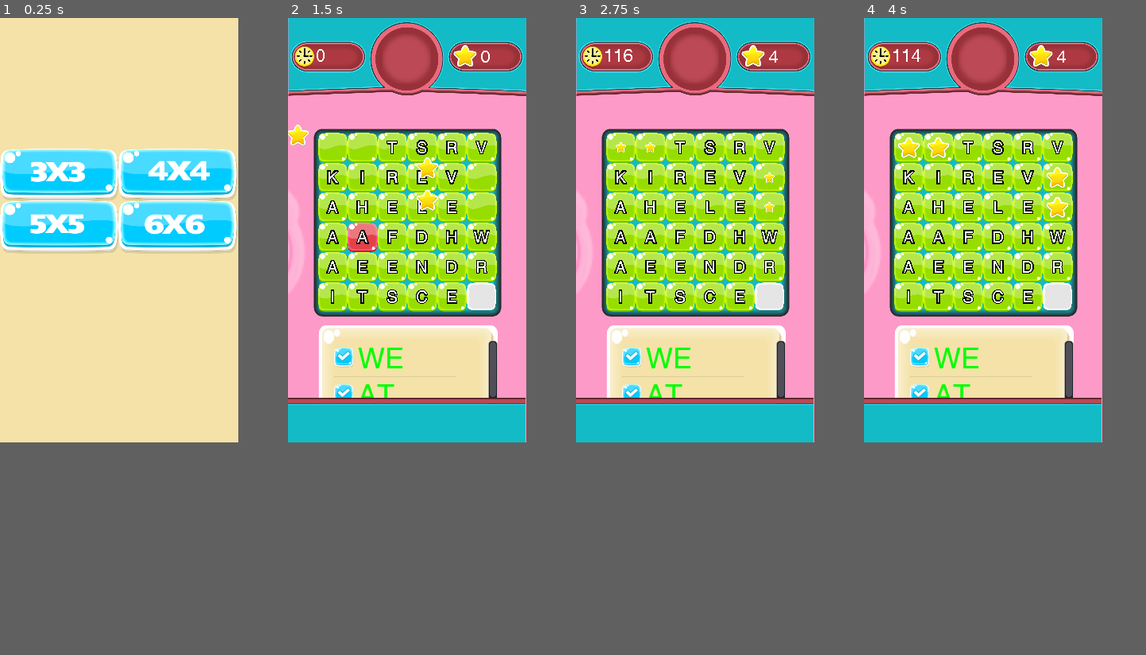
Above: before the commit, frames 1-4 (left to right).
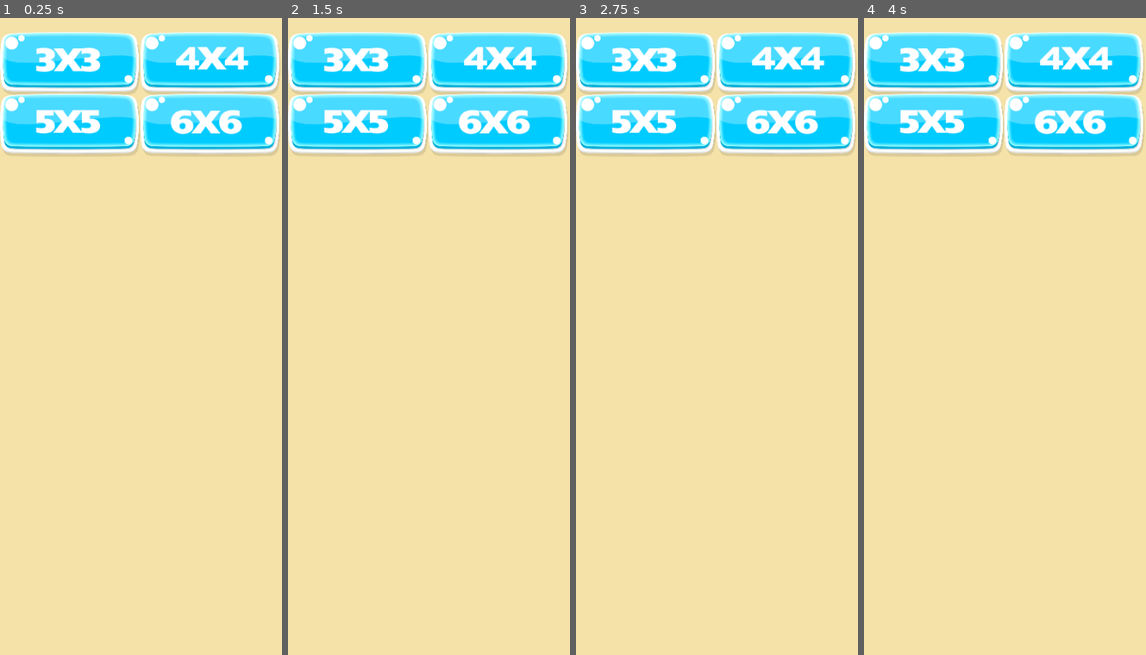
Above: after the commit, the same moments.

Repository: ahmetilgin/WordFinding
Game: Godot game, scene res://MainMenu.tscn
Two runs of this game, one before a commit and one after it. Both use one fixed random seed, a clock stepped at 60 frames per second and the inputs below.
Inputs (mouse positions are in pixels of both pictures, inside the frame that each line leads up to):
- Up to frame 1 (0.25 s): no input
- Up to frame 2 (1.5 s): tap Enter at 0.5 s; move the mouse to (460, 209) at 0.52 s; click (460, 209) at 0.67 s; move the mouse to (358, 253) at 1.27 s; click (358, 253) at 1.42 s
- Up to frame 3 (2.75 s): move the mouse to (719, 139) at 2.02 s; click (719, 139) at 2.17 s
- Up to frame 4 (4 s): move the mouse to (971, 317) at 2.77 s; click (971, 317) at 2.92 s; move the mouse to (1055, 291) at 3.52 s; click (1055, 291) at 3.67 s
In our replay, the window is 300x533 before the commit and 355x800 after it. These sizes can differ from the game's own. Grey fills any space a smaller window leaves; there, only what the larger window draws over its background counts as a difference.

The runs differ from the first frame. In frame 1, 31% of the frame differs, in the area x 0-100%, y 2-37%; in frame 2, 54%, in the area x 0-100%, y 0-67%; in frame 3, 54%; in frame 4, 54%.

Commit message:
bug fix

Diff:
--- a/Block.gd
+++ b/Block.gd
@@ -25,24 +25,26 @@
 
 
 func _go_given_rotation(rot):
-	if rot == Globals.rotations.up:
-		get_parent().set_global_position(global_position + Vector2(0, - Globals.cell_size * Globals.divition_ratio))
-	elif rot == Globals.rotations.down:
-		get_parent().set_global_position(global_position + Vector2(0, Globals.cell_size * Globals.divition_ratio))
-	elif rot == Globals.rotations.right:
-		get_parent().set_global_position(global_position + Vector2(Globals.cell_size * Globals.divition_ratio,0))
-	elif rot == Globals.rotations.left:
-		get_parent().set_global_position(global_position + Vector2(-Globals.cell_size * Globals.divition_ratio,0))
+	if !Globals.game_finish:
+		if rot == Globals.rotations.up:
+			get_parent().set_global_position(global_position + Vector2(0, - Globals.cell_size * Globals.divition_ratio))
+		elif rot == Globals.rotations.down:
+			get_parent().set_global_position(global_position + Vector2(0, Globals.cell_size * Globals.divition_ratio))
+		elif rot == Globals.rotations.right:
+			get_parent().set_global_position(global_position + Vector2(Globals.cell_size * Globals.divition_ratio,0))
+		elif rot == Globals.rotations.left:
+			get_parent().set_global_position(global_position + Vector2(-Globals.cell_size * Globals.divition_ratio,0))
 func move_around():
-	var look_around_result = look_around()
-	var global_position = get_parent().get_global_position()
-	if !Globals.is_all_moving:
-		if look_around_result != Globals.rotations.none:
-			_go_given_rotation(look_around_result)
-			get_parent().get_node("MoveSound").play()
-			emit_signal("block_move")
-		else:
-			emit_signal("all_block_move",global_position)
+	if !Globals.game_finish:
+		var look_around_result = look_around()
+		var global_position = get_parent().get_global_position()
+		if !Globals.is_all_moving:
+			if look_around_result != Globals.rotations.none:
+				_go_given_rotation(look_around_result)
+				get_parent().get_node("MoveSound").play()
+				emit_signal("block_move")
+			else:
+				emit_signal("all_block_move",global_position)
 
 
 
--- a/LevelFinish.tscn
+++ b/LevelFinish.tscn
@@ -22,7 +22,7 @@
 [node name="Control" type="CanvasLayer"]
 script = ExtResource( 4 )
 
-[node name="ColorRect" type="ColorRect" parent="."]
+[node name="ColorRect" type="Control" parent="."]
 visible = false
 margin_left = -882.498
 margin_top = -538.673
@@ -30,7 +30,13 @@
 margin_bottom = -488.673
 rect_scale = Vector2( 50, 50 )
 rect_pivot_offset = Vector2( -0.0145483, -0.0359873 )
-color = Color( 0, 0, 0, 0.584314 )
+mouse_filter = 2
+
+[node name="ColorRect" type="ColorRect" parent="ColorRect"]
+margin_right = 40.0
+margin_bottom = 40.0
+mouse_filter = 2
+color = Color( 0.121569, 0.117647, 0.117647, 0.603922 )
 __meta__ = {
 "_edit_use_anchors_": false
 }
@@ -94,6 +100,5 @@
 }
 
 [node name="Node" parent="." instance=ExtResource( 5 )]
-visible = false
 [connection signal="pressed" from="LevelFinish/LevelSelect" to="." method="_on_LevelSelect_pressed"]
 [connection signal="pressed" from="LevelFinish/Restart" to="." method="_on_Restart_pressed"]
--- a/LevelSelect.gd
+++ b/LevelSelect.gd
@@ -8,6 +8,11 @@
 
 # Called when the node enters the scene tree for the first time.
 func _ready():
+	var size = get_node("3x3").get_texture().get_size()  * 2 + Vector2(3,3)
+	var oran = OS.window_size / size
+	scale.x = oran.x
+	scale.y = oran.x
+	set_global_position(Vector2(0,20))
 	pass # Replace with function body.
 
 
--- a/MainMenu.gd
+++ b/MainMenu.gd
@@ -8,13 +8,8 @@
 
 # Called when the node enters the scene tree for the first time.
 func _ready():
-	var size = $Node.get_node("3x3").get_texture().get_size()  * 2 + Vector2(3,3)
 	var bg_size = $Background.get_texture().get_size()
-	var oran = OS.window_size / size
 	var bg_oran = OS.window_size / bg_size
-	$Node.scale.x = oran.x
-	$Node.scale.y = oran.x
-	$Node.set_global_position(Vector2(0,OS.window_size.y/ 2 - size.y / 4 ))
 	$Background.rect_size.x = bg_oran.x
 	$Background.rect_size.y = bg_oran.y
 	pass # Replace with function body.
--- a/game.gd
+++ b/game.gd
@@ -25,7 +25,8 @@
 	var oran = (OS.window_size / (Globals.map_size + 2))
 	Globals.divition_ratio = oran.x / Globals.cell_size
 	$Camera2D.set_global_position($Camera2D.get_global_position() - Vector2(0,OS.window_size.y / 5))
-	time = 120
+	time = Globals.map_size * Globals.map_size * 5
+
 
 func reset_words():
 	for child in get_children():
@@ -80,10 +81,9 @@
 	check_available_found_word()
 	pass
 
-var input = InputEventScreenTouch.new()
 func _ready():
+	Globals.game_finish = false
 	reset_words()
-	input.set_index(1)
 	var score_texture_size = $ScoreTexture.get_texture().get_size()
 	var score_texture_orani = OS.window_size / score_texture_size
 	$Panel.set_global_position(Vector2(current_cell_size, current_cell_size) - border_width)
@@ -219,48 +219,55 @@
 	for rev_word in sum_word_list:
 		rev_sum_word_list.push_front(rev_word)
 
+	var is_word_found = false
 	for word in rev_sum_word_list:
 		var reverse_word = reverse(word)
 		var col_count = 1
 		var row_count = 1
-		var is_word_found = false
-		for col_word in col_list:
-			var result = col_word.find(word)
-			if (result < 0):
-				result = col_word.find(reverse_word)
-			if (result > -1):
-				$FoundWordSound.play()
-				for complete_word in range(1, len(word) + 1):
-					correcting_word(col_count,result + complete_word)
-					set_checked_word(word)
+		if not word in founded_words:
+			for col_word in col_list:
+				var result = col_word.find(word)
+				if (result < 0):
+					result = col_word.find(reverse_word)
+				if (result > -1):
+					$FoundWordSound.play()
+					for complete_word in range(1, len(word) + 1):
+						correcting_word(col_count,result + complete_word)
+						set_checked_word(word)
+					is_word_found = true
+					print("Founded_word:",word)
+					print("Col List:",col_list)
 					sum_word_list.erase(word)
-					is_word_found = true
-				founded_words.append(word)
-			col_count += 1
+					founded_words.append(word)
+					break
+				col_count += 1
 			if is_word_found:
 				break
-
-
-		for row_word in row_list:
-			var result = row_word.find(word)
-			if (result < 0):
-				result = row_word.find(reverse_word)
-			if (result > -1):
-				$FoundWordSound.play()
-				for complete_word in range(1, len(word) + 1):
-					correcting_word(result + complete_word,row_count)
-					set_checked_word(word)
+			for row_word in row_list:
+				var result = row_word.find(word)
+				if (result < 0):
+					result = row_word.find(reverse_word)
+				if (result > -1):
+					$FoundWordSound.play()
+					for complete_word in range(1, len(word) + 1):
+						correcting_word(result + complete_word,row_count)
+						set_checked_word(word)
+					is_word_found = true
 					sum_word_list.erase(word)
-					is_word_found = true
-				founded_words.append(word)
-			row_count += 1
+					founded_words.append(word)
+					print("Founded_word:",word)
+					print("Row List:",row_list)
+					break
+				row_count += 1
 			if is_word_found:
 				break
 
+	if	is_word_found:
+		check_available_found_word()
 
 
 func correcting_word(start_point,count):
-	pos_with_block[Vector2(start_point, count)].set_label("*")
+	pos_with_block[Vector2(start_point, count)].set_label("#")
 	pos_with_block[Vector2(start_point, count)].set_button_text_visible(false)
 	pos_with_block[Vector2(start_point, count)].get_node("block_button").get_node("CorrectSprite").set_visible(true)
 	pos_with_block[Vector2(start_point, count)].on_correct_word()
@@ -353,6 +360,7 @@
 		$Control/LevelFinish.popup()
 		$Control/ColorRect.set_visible(true)
 		$Control.set_total_star(score)
+		Globals.game_finish = true
 
 # Called every frame. 'delta' is the elapsed time since the previous frame.
 #func _process(delta):
@@ -361,14 +369,15 @@
 
 
 func _on_CountTimer_timeout():
-	time = time - 1
 	if( time > 0):
 		time = time - 1
 	$ScoreTexture/Timer.set_text(str(time))
 	if( time == 0):
-		$GamePlaySound.stop()
-		$GameFinishSound.play()
-		$Control/LevelFinish.popup()
-		$Control/ColorRect.set_visible(true)
-		$Control.set_total_star(score)
+		pass
+#		$GamePlaySound.stop()
+#		$GameFinishSound.play()
+#		$Control/LevelFinish.popup()
+#		$Control/ColorRect.set_visible(true)
+#		$Control.set_total_star(score)
+#		Globals.game_finish = true
 	pass # Replace with function body.
--- a/globals.gd
+++ b/globals.gd
@@ -4,6 +4,7 @@
 var cell_size = 48
 var divition_ratio = 1.0
 var is_all_moving = false
+var game_finish = false
 enum rotations{
 	up,
 	down,
@@ -13,6 +14,12 @@
 }
 
 var words = [
+	"AAA",
+	"CIG",
+	"AA"
+]
+
+var words2 = [
 	"WHAT",
 	"NAME",
 	"BOARD",
@@ -792,8 +799,6 @@
 	"SET",
 	"SEVEN",
 	"SEVERAL",
-	"SEX",
-	"SEXUAL",
 	"SHAKE",
 	"SHARE",
 	"SHE",
--- a/project.godot
+++ b/project.godot
@@ -26,8 +26,8 @@
 
 [display]
 
-window/size/width=300
-window/size/height=533
+window/size/width=400
+window/size/height=900
 window/handheld/orientation="portrait"
 
 [input_devices]
